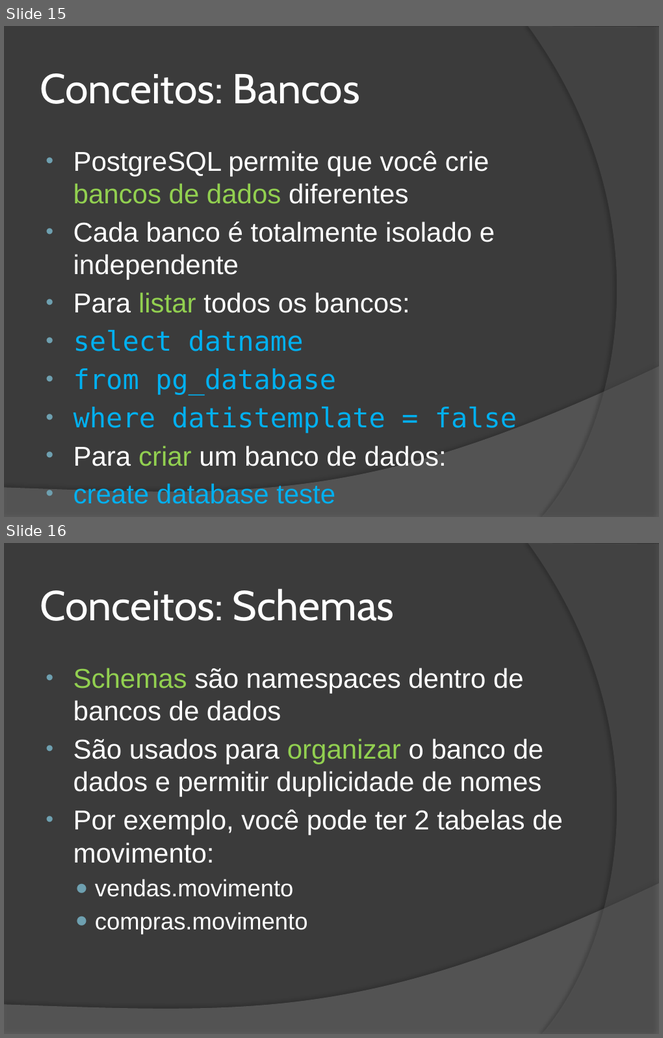
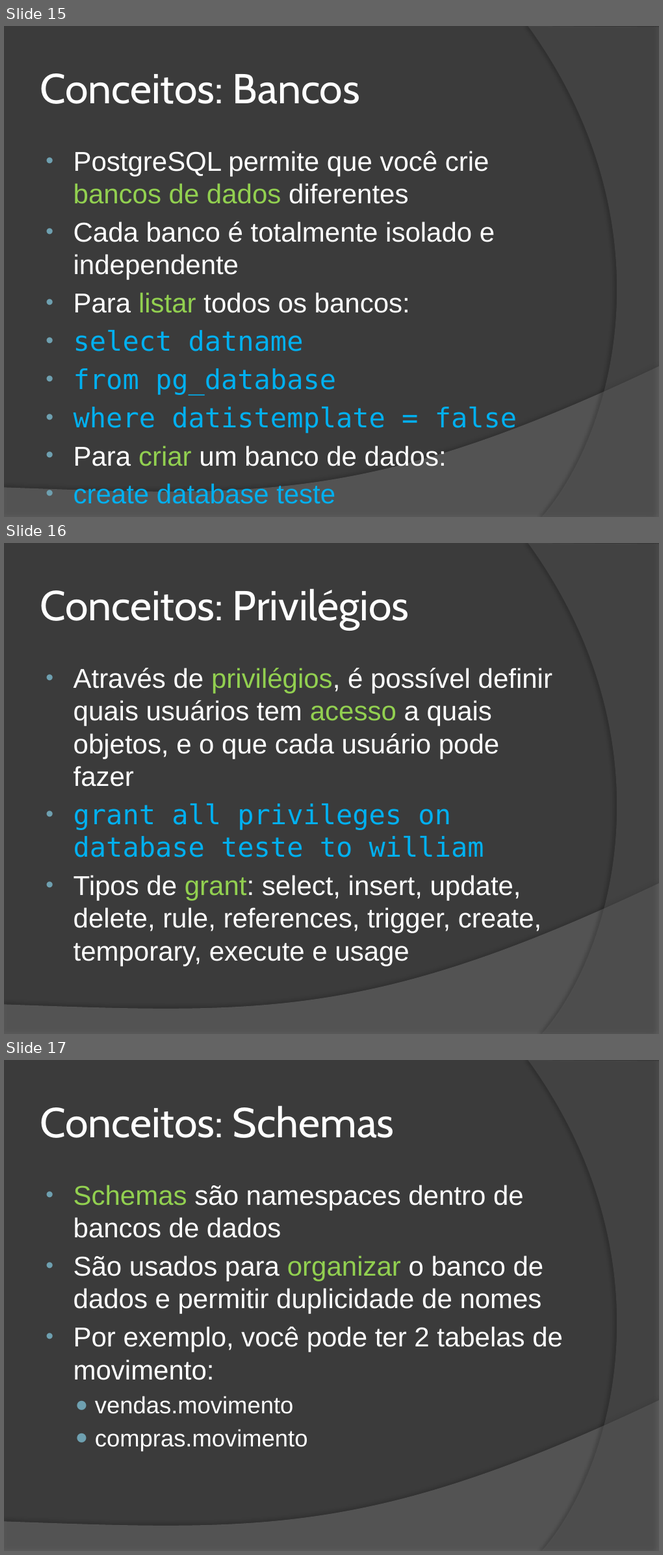
Before and after one commit to wind39/wind39.github.io, a slide deck: curso/modulo3capitulo5.pptx. Shown one above the other, each under a label of ours: slides 15 and 16 before the commit, slides 15, 16 and 17 after it. The pictures are 663x1038 and 663x1555 pixels, drawn with LibreOffice and Linux fonts; fonts in the diff are those of the drawing. Boxes give left, top, right and bottom in pixels: in the first picture for what was removed or moved away, otherwise in the second. Text is boxed around its words. In the diff, an @@ line names an element or a change of style, - is before the commit and + after.

```diff
--- a/curso/modulo3capitulo5.pptx
+++ b/curso/modulo3capitulo5.pptx
@@ slide 16 added at (x1=4, y1=543, x2=659, y2=1034), background #3B3B3B; not listed: 2 template elements that a slide beside it also shows @@
@@ title added at (x1=40, y1=589, x2=409, y2=629), 46 pt, text #FFFFFF @@
+Conceitos: Privilégios
@@ text added at (x1=74, y1=668, x2=553, y2=966), 30 pt, text #FFFFFF @@
+• Através de privilégios, é possível definir quais usuários tem acesso a quais objetos, e o que cada usuário pode fazer
+• grant all privileges on database teste to william
+• Tipos de grant: select, insert, update, delete, rule, references, trigger, create, temporary, execute e usage
@@ what was slide 16 is now slide 17 @@
```
Also in this commit, not shown: 8 slides changed, 6 other slides added, 4 other files.
